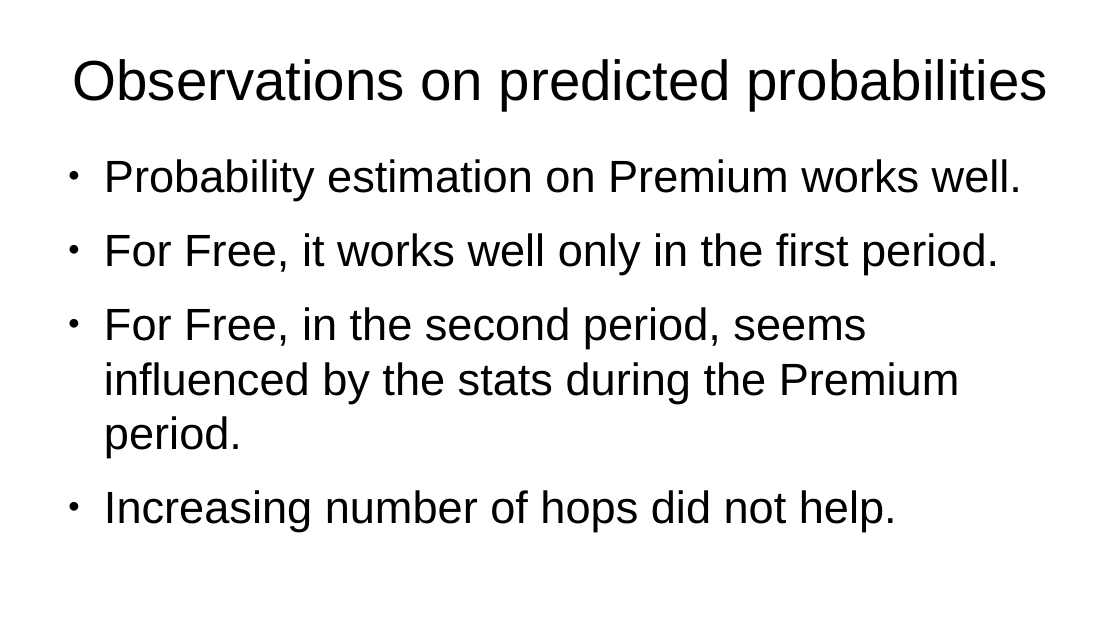
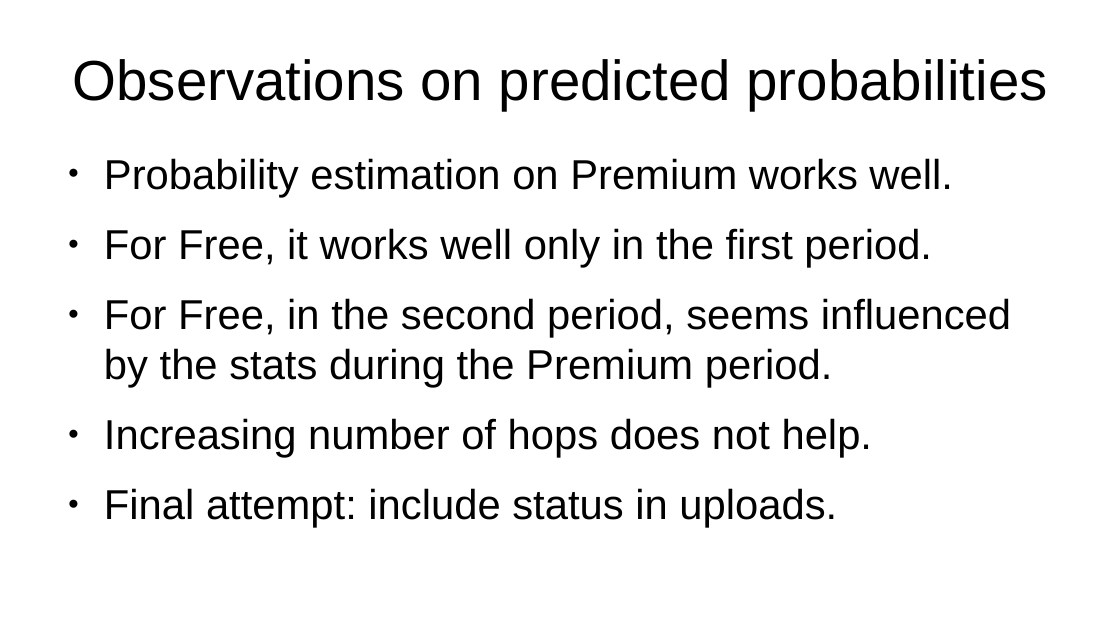
Before and after one commit to martin-merener/graph_ML_and_deep_learning_on_RDBs, a slide deck: slide 15 of Test_with_temporal_user_status.odp. Drawn at 1120x630 pixels with LibreOffice and Linux fonts; fonts in the diff are those of the drawing. Boxes give left, top, right and bottom in pixels: in the first picture for what was removed or moved away, otherwise in the second. Text is boxed around its words. In the diff, an @@ line names an element or a change of style, - is before the commit and + after.

```diff
--- a/Test_with_temporal_user_status.odp
+++ b/Test_with_temporal_user_status.odp
@@ text at (104,158,1011,388): size 32 to 29.6 pt in "Probability estimation on Premium works well.", "For Free, it works well only in ...", "For Free, in the second period, seems ..." @@
@@ text at (104,418,872,528): text changed; size 32 to 29.6 pt @@
-● Increasing number of hops did not help.
+● Increasing number of hops does not help.
+● Final attempt: include status in uploads.
```
Also in this commit, not shown: 2 other slides changed, 4 slides added, 8 other files.
